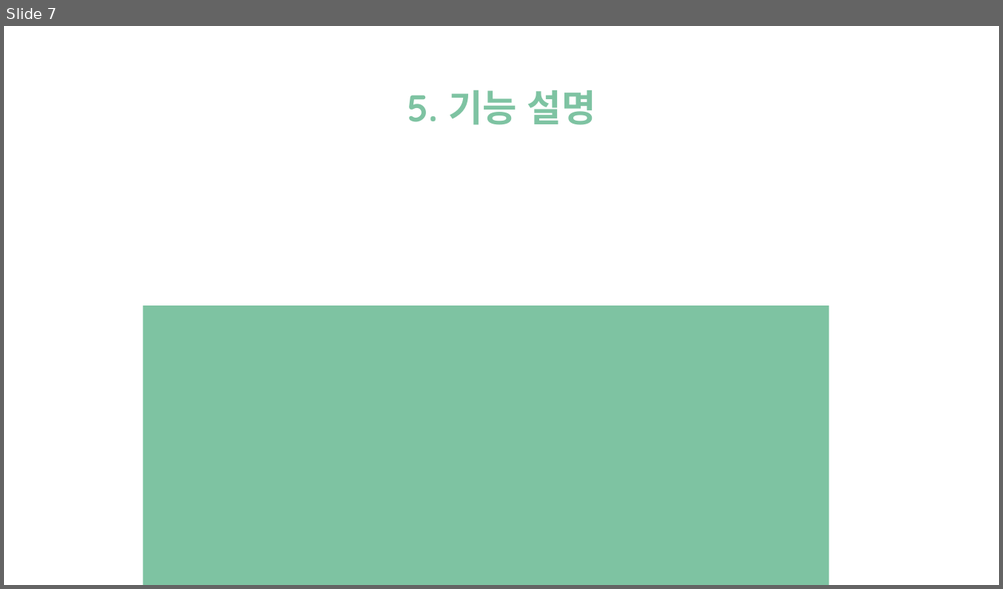
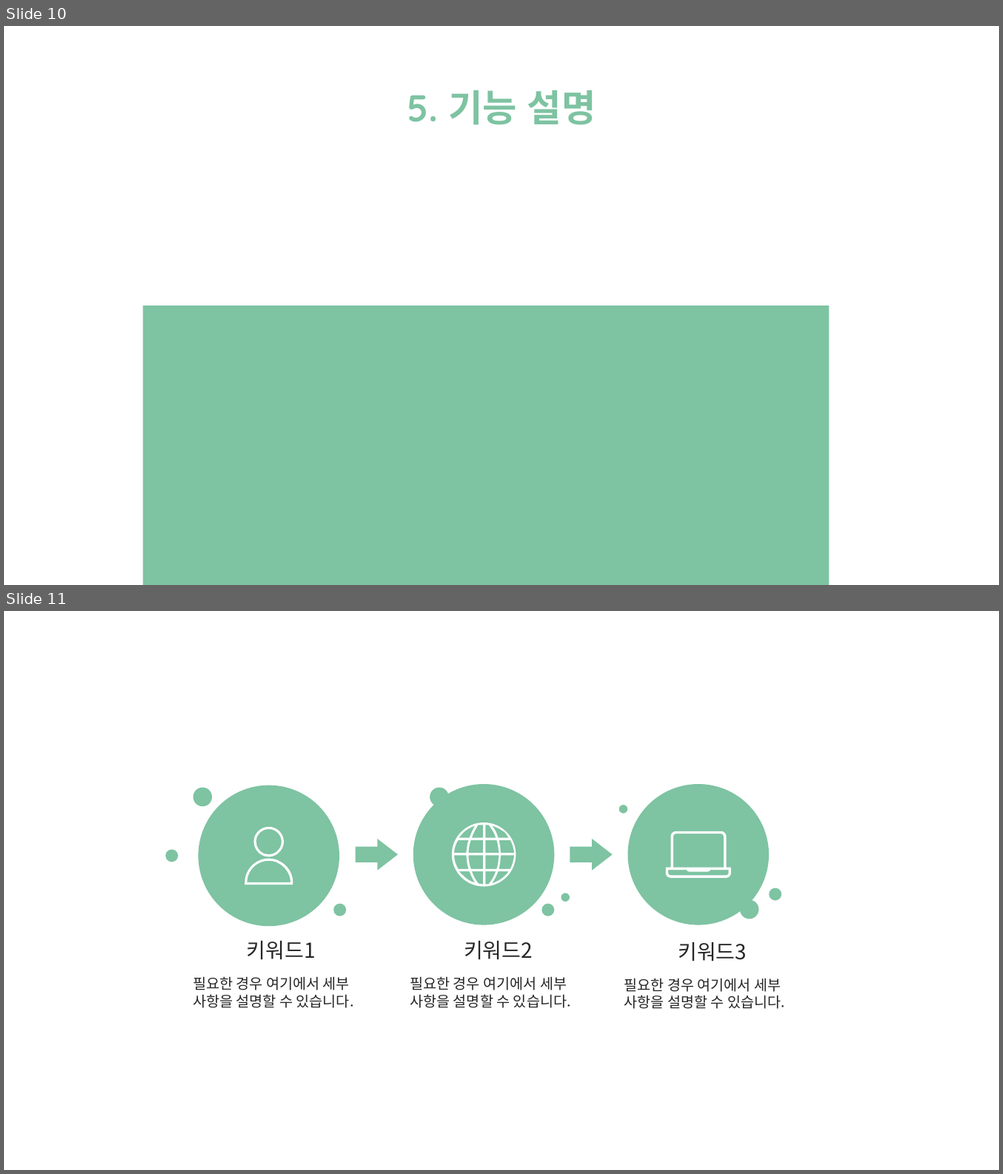
Before and after one commit to Sangbbgg/ezTeam2_campaign, a slide deck: 템플릿/환경켐페인소셜웹.pptx. Shown one above the other, each under a label of ours: slide 7 before the commit, slides 10 and 11 after it. The pictures are 1003x589 and 1003x1174 pixels, drawn with LibreOffice and Linux fonts; fonts in the diff are those of the drawing; background and template pictures are left out. Boxes give left, top, right and bottom in pixels: in the first picture for what was removed or moved away, otherwise in the second. Text is boxed around its words. In the diff, an @@ line names an element or a change of style, - is before the commit and + after.

```diff
--- a/템플릿/환경켐페인소셜웹.pptx
+++ b/템플릿/환경켐페인소셜웹.pptx
@@ slide 11 added at [4, 611, 999, 1170], background #FFFFFF @@
@@ ellipse added at [193, 788, 211, 807], fill #7EC3A2 @@
@@ ellipse added at [198, 786, 339, 926], fill #7EC3A2 @@
@@ ellipse added at [413, 784, 554, 925], fill #7EC3A2 @@
@@ ellipse added at [430, 788, 449, 807], fill #7EC3A2 @@
@@ ellipse added at [628, 784, 768, 925], fill #7EC3A2 @@
@@ ellipse added at [619, 805, 627, 813], fill #7EC3A2 @@
@@ freeform shape added at [245, 826, 293, 885], fill #FFFFFF @@
@@ freeform shape added at [452, 823, 516, 887], fill #FFFFFF @@
@@ freeform shape added at [666, 831, 731, 878], fill #FFFFFF @@
@@ ellipse added at [165, 850, 178, 863], fill #7EC3A2 @@
@@ right arrow added at [356, 840, 398, 871], fill #7EC3A2 @@
@@ right arrow added at [569, 840, 612, 871], fill #7EC3A2 @@
@@ ellipse added at [561, 893, 569, 901], fill #7EC3A2 @@
@@ ellipse added at [768, 889, 782, 901], fill #7EC3A2 @@
@@ ellipse added at [334, 903, 347, 916], fill #7EC3A2 @@
@@ ellipse added at [542, 903, 555, 916], fill #7EC3A2 @@
@@ ellipse added at [740, 900, 758, 920], fill #7EC3A2 @@
@@ text added at [247, 941, 316, 960], 20 pt, text #262626 @@
+키워드1
@@ text added at [464, 941, 532, 960], 20 pt, text #262626 @@
+키워드2
@@ text added at [677, 943, 746, 961], 20 pt, text #262626 @@
+키워드3
@@ text added at [193, 977, 354, 1008], 14 pt, text #262626 @@
+필요한 경우 여기에서 세부 사항을 설명할 수 있습니다.
@@ text added at [410, 977, 571, 1008], 14 pt, text #262626 @@
+필요한 경우 여기에서 세부 사항을 설명할 수 있습니다.
@@ text added at [624, 978, 785, 1009], 14 pt, text #262626 @@
+필요한 경우 여기에서 세부 사항을 설명할 수 있습니다.
@@ what was slide 7 is now slide 10 @@
```
Also in this commit, not shown: 3 other slides added, 4 other files.
